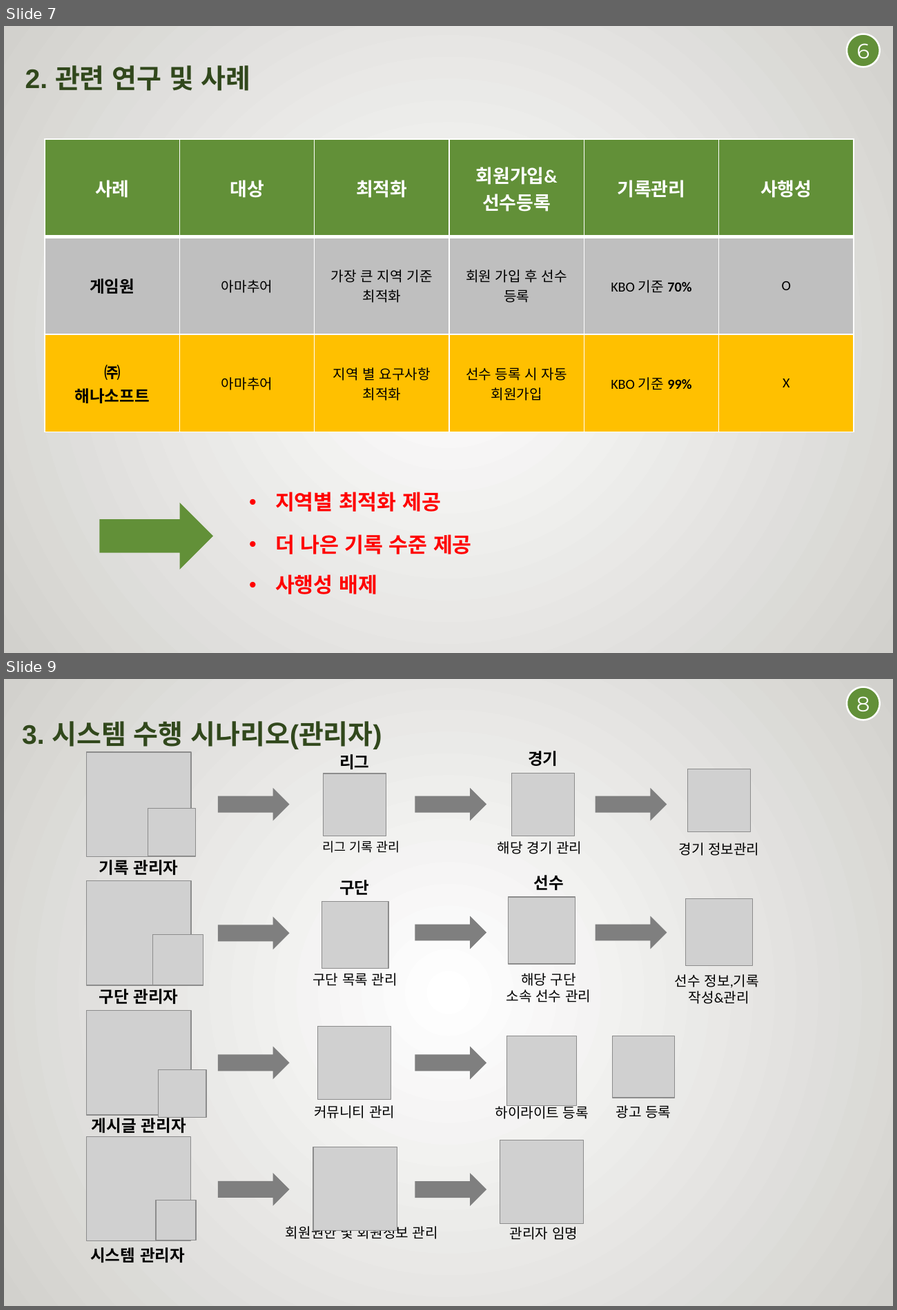
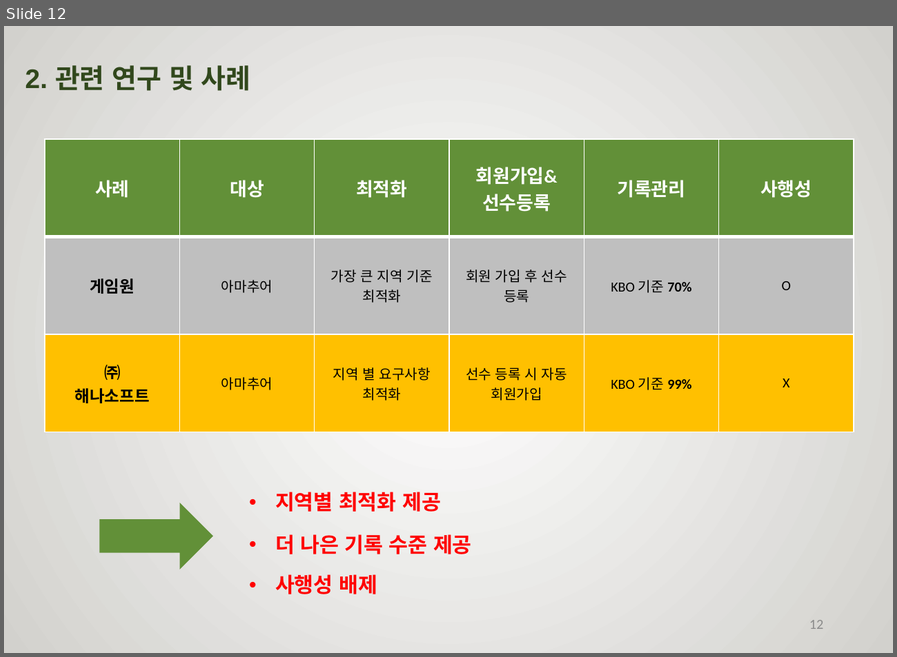
Before and after one commit to rimbong/Webengers, a slide deck: resources/졸작설계서.pptx. Shown one above the other, each under a label of ours: slides 7 and 9 before the commit, slide 12 after it; the slides between them are not shown. The pictures are 897x1310 and 897x657 pixels, drawn with LibreOffice and Linux fonts; fonts in the diff are those of the drawing; grey boxes stand for pictures; background and template pictures are left out. Boxes give left, top, right and bottom in pixels: in the first picture for what was removed or moved away, otherwise in the second. Text is boxed around its words. In the diff, an @@ line names an element or a change of style, - is before the commit and + after.

```diff
--- a/resources/졸작설계서.pptx
+++ b/resources/졸작설계서.pptx
@@ slide 9 removed at [4,679,893,1306], background picture (left out) @@
@@ ellipse removed at [846,687,880,720] @@
-8
@@ text removed at [22,721,382,749] @@
-3. 시스템 수행 시나리오(관리자)
@@ group removed at [87,751,759,875]: 6 texts, 5 pictures, 3 right arrows @@
-리그 기록 관리
-해당 경기 관리
-경기 정보관리
-기록 관리자
-리그
-경기
@@ group removed at [87,875,759,1004]: 6 texts, 5 pictures, 3 right arrows @@
-구단
-구단 목록 관리
-선수
-해당 구단
-소속 선수 관리
-선수 정보,기록
-작성&관리
-구단 관리자
@@ group removed at [87,1011,675,1133]: 5 pictures, 4 texts, 2 right arrows @@
-게시글 관리자
-커뮤니티 관리
-하이라이트 등록
-광고 등록
@@ group removed at [86,1136,584,1263]: 4 pictures, 3 texts, 2 right arrows @@
-시스템 관리자
-회원권한 및 회원정보 관리
-관리자 임명
@@ what was slide 7 is now slide 12 @@
@@ slide 12 changed as well @@
@@ ellipse removed at [846,34,880,67] @@
-6
@@ page number added at [809,620,823,629], 12 pt, text #8C8C8C @@
+12
```
Also in this commit, not shown: 17 other slides changed, 17 slides added, 1 other slide removed.
